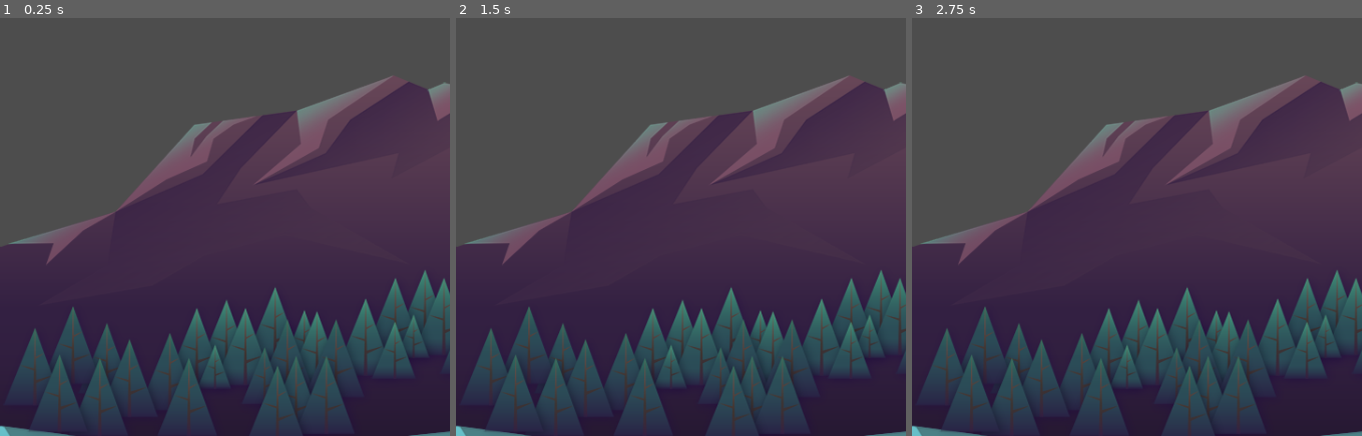
Above: before the commit, frames 1-3 (left to right).
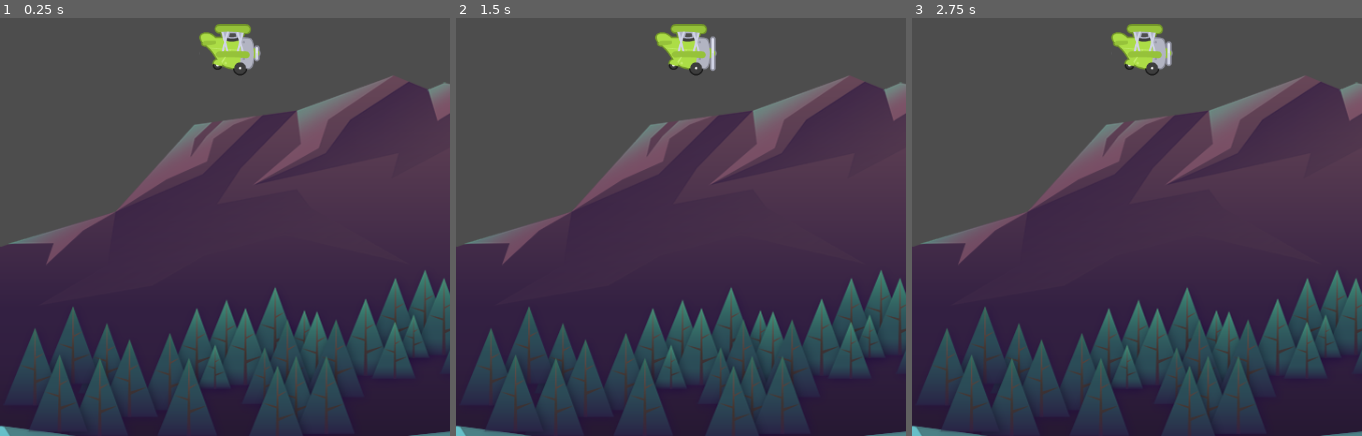
Above: after the commit, the same moments.

Repository: SWEJaber/tappy-game
Game: Godot game, scene res://scenes/game.tscn
Same seed, same stepped clock (60 frames per second), same inputs: the game is played once before the commit and once after it.
Inputs:
- Up to frame 1 (0.25 s): no input
- Up to frame 2 (1.5 s): no input
- Up to frame 3 (2.75 s): no input

The runs differ from the first frame. In frame 1, 1.0% of the frame differs, in the area x 44-58%, y 1-14%; in frame 2, 1.1%; in frame 3, 1.1%.

Commit message:
set up plane animations

Diff:
--- /dev/null
+++ b/plane/plane.tscn
@@ -0,0 +1,41 @@
+[gd_scene load_steps=6 format=3 uid="uid://2oo2ypnnkqni"]
+
+[ext_resource type="Texture2D" uid="uid://4xxm72h44ckf" path="res://assets/plane/planes_sheet.png" id="1_75ao0"]
+
+[sub_resource type="AtlasTexture" id="AtlasTexture_y1lxm"]
+atlas = ExtResource("1_75ao0")
+region = Rect2(0, 0, 88, 73)
+
+[sub_resource type="AtlasTexture" id="AtlasTexture_ym3p2"]
+atlas = ExtResource("1_75ao0")
+region = Rect2(88, 0, 88, 73)
+
+[sub_resource type="AtlasTexture" id="AtlasTexture_v52ly"]
+atlas = ExtResource("1_75ao0")
+region = Rect2(176, 0, 88, 73)
+
+[sub_resource type="SpriteFrames" id="SpriteFrames_ytgcj"]
+animations = [{
+"frames": [{
+"duration": 1.0,
+"texture": SubResource("AtlasTexture_y1lxm")
+}, {
+"duration": 1.0,
+"texture": SubResource("AtlasTexture_ym3p2")
+}, {
+"duration": 1.0,
+"texture": SubResource("AtlasTexture_v52ly")
+}],
+"loop": true,
+"name": &"fly",
+"speed": 8.0
+}]
+
+[node name="Plane" type="CharacterBody2D"]
+
+[node name="AnimatedSprite2D" type="AnimatedSprite2D" parent="."]
+scale = Vector2(0.75, 0.75)
+sprite_frames = SubResource("SpriteFrames_ytgcj")
+animation = &"fly"
+autoplay = "fly"
+frame_progress = 0.713132
--- a/project.godot
+++ b/project.godot
@@ -10,7 +10,7 @@
 
 [application]
 
-config/name="Tabby"
+config/name="Tappy"
 run/main_scene="res://scenes/game.tscn"
 config/features=PackedStringArray("4.3", "Mobile")
 config/icon="res://icon.svg"
--- a/scenes/game.tscn
+++ b/scenes/game.tscn
@@ -1,9 +1,13 @@
-[gd_scene load_steps=2 format=3 uid="uid://c8m4daaxj57ol"]
+[gd_scene load_steps=3 format=3 uid="uid://c8m4daaxj57ol"]
 
 [ext_resource type="Texture2D" uid="uid://cj7fbhwmesma8" path="res://assets/background/rocks_2.png" id="1_3w8f5"]
+[ext_resource type="PackedScene" uid="uid://2oo2ypnnkqni" path="res://plane/plane.tscn" id="2_6wrec"]
 
 [node name="Game" type="Node2D"]
 
-[node name="Sprite2D" type="Sprite2D" parent="."]
+[node name="Background" type="Sprite2D" parent="."]
 position = Vector2(958, 398)
 texture = ExtResource("1_3w8f5")
+
+[node name="Plane" parent="." instance=ExtResource("2_6wrec")]
+position = Vector2(245, 442)
